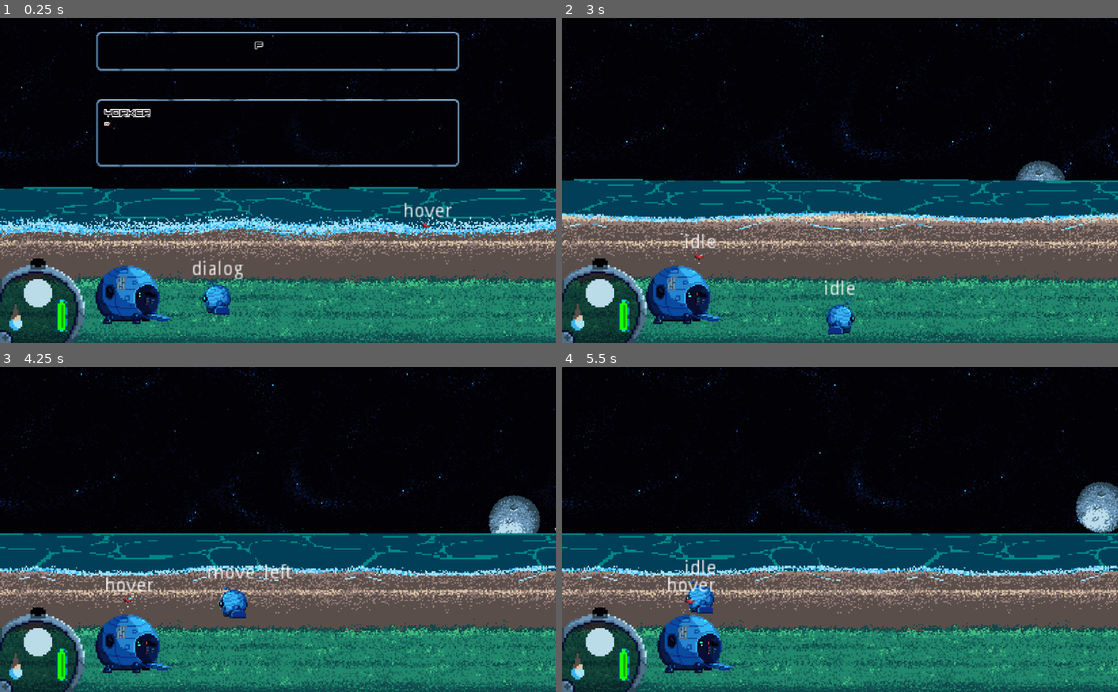
Above: before the commit, frames 1-4 (two rows, left to right).
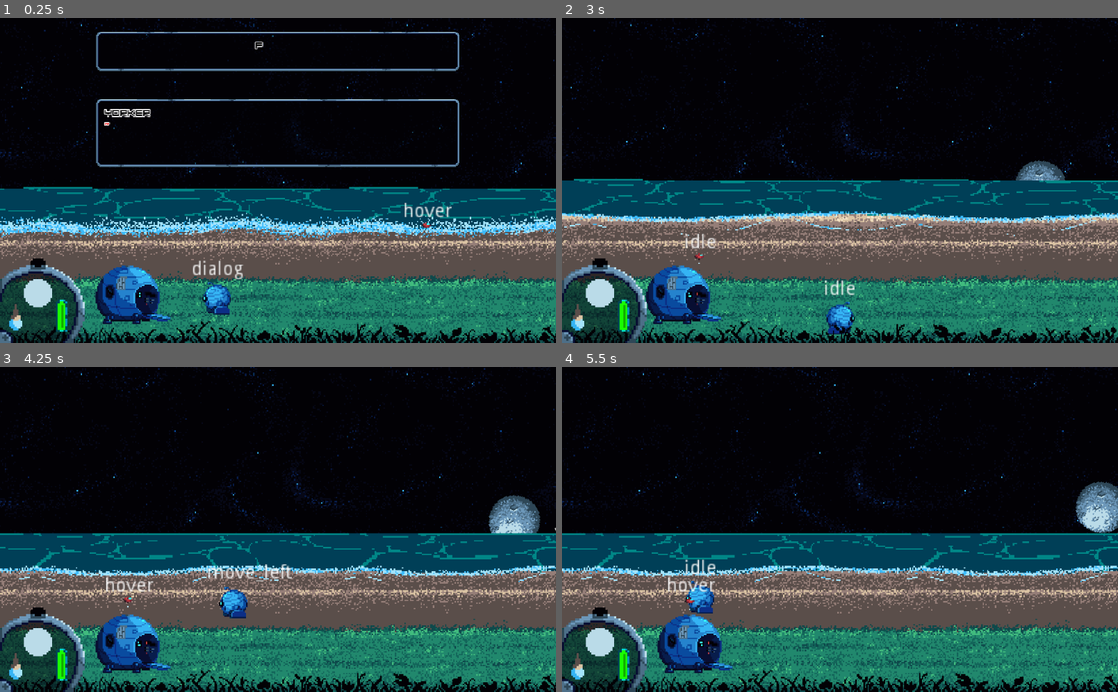
Above: after the commit, the same moments.

Repository: GeekzGamingz/Myunjoule
Game: Godot game, scene res://source/Levels/Level_Beach.tscn
Same seed, same stepped clock (60 frames per second), same inputs: the game is played once before the commit and once after it. The engine's default icon, where the game draws it, is replaced by a stand-in: a white triangle on a blue panel in a dark square.
Inputs:
- Up to frame 1 (0.25 s): no input
- Up to frame 2 (3 s): hold D (move_right) 0.53-1.28 s; hold E (activate) 0.53-1.28 s; hold S (move_backward) 1.28-2.03 s; tap E (activate) at 1.35 s; hold D (move_right) 2.03-2.78 s; hold E (activate) 2.03-2.78 s; tap Tab (expo_tab) at 2.1 s; hold W (move_forward) from 2.78 s (still down); tap 1 (select_choice_1) at 2.85 s
- Up to frame 3 (4.25 s): tap E (activate) at 3.05 s; release W (move_forward) at 3.53 s; hold A (move_left) from 3.53 s (still down); hold E (activate) from 3.53 s (still down); tap 2 (select_choice_2) at 3.6 s
- Up to frame 4 (5.5 s): release E (activate) at 4.28 s; tap E (activate) at 4.35 s; release A (move_left) at 5.03 s; hold S (move_backward) from 5.03 s (still down); hold E (activate) from 5.03 s (still down)

The runs differ from the first frame. In frame 1, 2.1% of the frame differs, in the area x 0-100%, y 93-100%; in frame 2, 2.1%, in the area x 2-100%, y 93-100%; in frame 3, 2.1%; in frame 4, 2.1%.

Commit message:
Cosmetic Changes; See Notes

Diff:
--- a/source/Actors/Yorker/Yorker.gd
+++ b/source/Actors/Yorker/Yorker.gd
@@ -65,3 +65,4 @@
 				diaCheck()
 				dialog.dialog = Dialogue.YorkerCleans
 				addDia()
+				player.chargeEnergy(100)
--- a/source/Levels/Beach/Beach.tscn
+++ b/source/Levels/Beach/Beach.tscn
@@ -336,13 +336,6 @@
 texture = ExtResource( 8 )
 hframes = 6
 
-[node name="ParallaxLayer2" type="ParallaxLayer" parent="ParallaxBackground"]
-
-[node name="Shadow" type="Sprite" parent="ParallaxBackground/ParallaxLayer2"]
-z_index = 50
-z_as_relative = false
-texture = ExtResource( 2 )
-
 [node name="MoonAnchor" parent="ParallaxBackground" instance=ExtResource( 10 )]
 position = Vector2( 0, 605 )
 
@@ -361,6 +354,16 @@
 [node name="Waves" type="Sprite" parent="ParallaxBackground"]
 texture = ExtResource( 9 )
 hframes = 6
+
+[node name="ParallaxForeground" type="ParallaxBackground" parent="."]
+layer = 50
+
+[node name="ParallaxLayer" type="ParallaxLayer" parent="ParallaxForeground"]
+motion_scale = Vector2( 2, 2 )
+motion_mirroring = Vector2( 1440, 0 )
+
+[node name="Shadow" type="Sprite" parent="ParallaxForeground/ParallaxLayer"]
+texture = ExtResource( 2 )
 
 [node name="KinematicTide" parent="." instance=ExtResource( 11 )]
 position = Vector2( -264, 4.87585 )
--- a/source/Levels/Level_Beach.tscn
+++ b/source/Levels/Level_Beach.tscn
@@ -12,8 +12,8 @@
 
 [node name="Level_Beach" type="Node2D"]
 __meta__ = {
-"_edit_horizontal_guides_": [ 289.0, 120.0, -120.0 ],
-"_edit_vertical_guides_": [ -720.0, 192.0 ]
+"_edit_horizontal_guides_": [ 120.0, -120.0 ],
+"_edit_vertical_guides_": [ -720.0, 192.0, 720.0 ]
 }
 
 [node name="Beach" parent="." instance=ExtResource( 2 )]
@@ -27,6 +27,7 @@
 [node name="YSort" type="YSort" parent="."]
 
 [node name="UI" type="CanvasLayer" parent="YSort"]
+layer = 100
 
 [node name="UserInterface" parent="YSort/UI" instance=ExtResource( 6 )]
 
--- a/source/UI/ProgressBars/ProgressBars.gd
+++ b/source/UI/ProgressBars/ProgressBars.gd
@@ -11,7 +11,10 @@
 	energyTween.interpolate_property(energyOver, "value", energyOver.value, energy,
 								   0.4, Tween.TRANS_SINE, Tween.EASE_IN_OUT, 0.4)
 	energyTween.start()
+	$Regen.visible = true
 	$AnimationPlayer.play("regen")
+	yield($AnimationPlayer, "animation_finished")
+	$Regen.visible = false
 #Damage
 func energyUpdate_drain(energy) -> void:
 	energyOver.value = energy
--- a/source/UI/ProgressBars/ProgressBars.tscn
+++ b/source/UI/ProgressBars/ProgressBars.tscn
@@ -9,7 +9,6 @@
 [sub_resource type="Animation" id=1]
 resource_name = "regen"
 length = 0.8
-loop = true
 step = 0.08
 tracks/0/type = "value"
 tracks/0/path = NodePath("Regen:texture")
@@ -89,11 +88,10 @@
 
 [node name="Regen" type="Sprite" parent="."]
 visible = false
-position = Vector2( 3, -17 )
-scale = Vector2( 2, 2 )
+position = Vector2( 3, -19 )
 texture = ExtResource( 2 )
 hframes = 10
-frame = 7
+frame = 9
 
 [node name="AnimationPlayer" type="AnimationPlayer" parent="."]
 anims/regen = SubResource( 1 )
